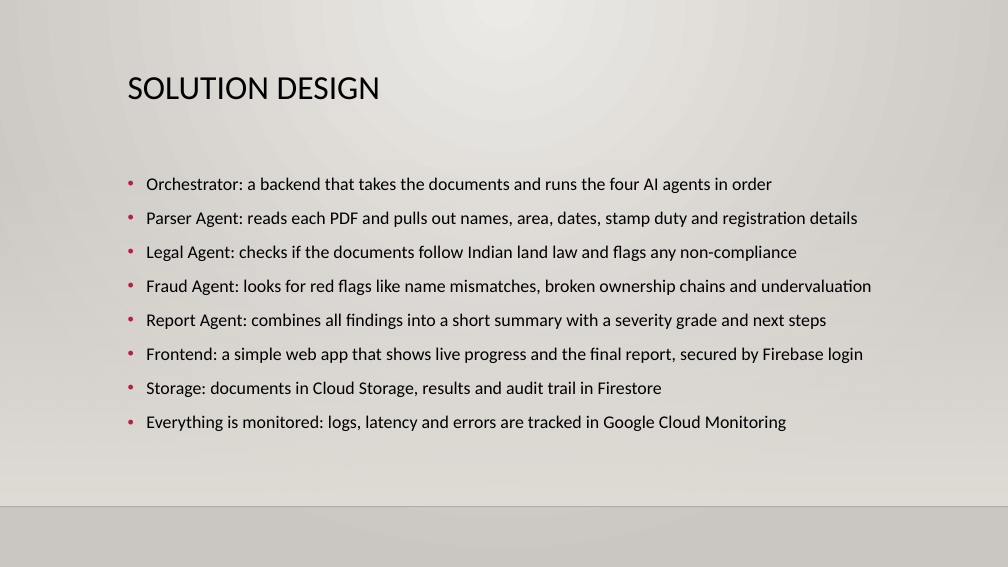
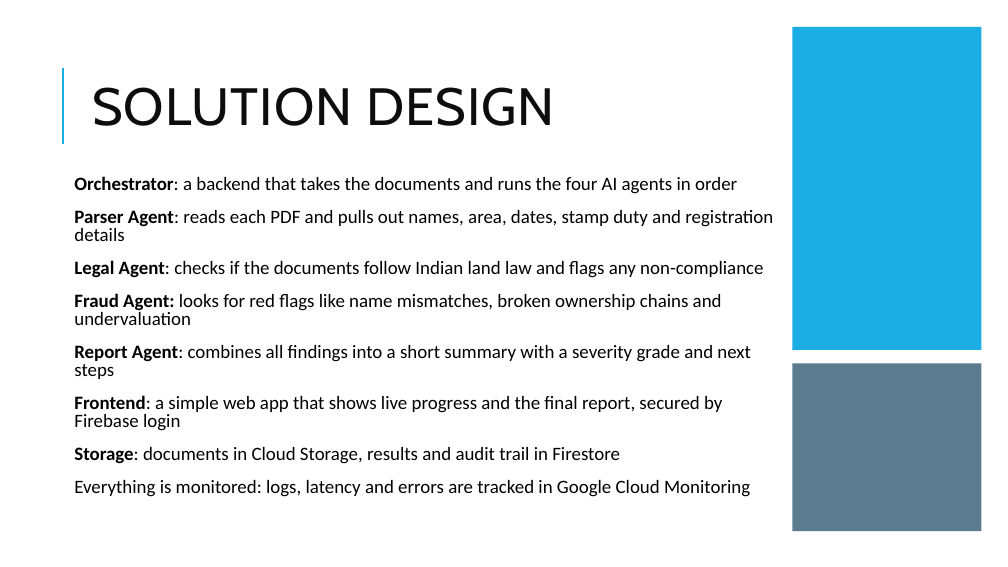
Before and after one commit to abhi88000/land-fraud-detection, a slide deck: slide 3 of docs/deck/Landshield-Deck.pptx. Drawn at 1008x567 pixels with LibreOffice and Linux fonts; fonts in the diff are those of the drawing; background and template pictures are left out. Boxes give left, top, right and bottom in pixels: in the first picture for what was removed or moved away, otherwise in the second. Text is boxed around its words. In the diff, an @@ line names an element or a change of style, - is before the commit and + after.

```diff
--- a/docs/deck/Landshield-Deck.pptx
+++ b/docs/deck/Landshield-Deck.pptx
@@ background gradient #ECEAE7 to #CAC7C1 to picture (left out) @@
@@ rectangle added at (792,27,982,350), fill #1CADE4 @@
@@ title "SOLUTION DESIGN": place and size @@
-title "SOLUTION DESIGN" at (128,77,381,100)
+title "SOLUTION DESIGN" at (92,87,555,126)
@@ title "SOLUTION DESIGN" at (92,87,555,126): size 32 to 50 pt, font Calibri to Cabin, text colour #000000 to #0D0D0D, letter spacing 0 to 1 pt; line spacing 0.9 to 0.8; vertical alignment top to middle @@
@@ line added from (63, 144) to (63, 68), #1CADE4 1.5 pt @@
@@ rectangle removed at (0,167,1008,507) @@
@@ text "Orchestrator: a backend that takes ...": place and size @@
-text "Orchestrator: a backend that takes ..." at (146,177,871,431)
+text "Orchestrator: a backend that takes ..." at (74,176,773,497)
@@ text "Orchestrator: a backend that takes ..." at (74,176,773,497): size 17 to 18 pt; bold on in "Orchestrator:", "Parser Agent:", "Legal Agent:", "Fraud Agent:" and 3 more places; bullet • to  ; line spacing 1.1 to 0.8; more space between paragraphs; bullet colour #B71E42 to #1CADE4 @@
@@ rectangle added at (792,364,982,532), fill #335B74 at 80% opacity @@
@@ line removed from (0, 507) to (1008, 507) @@
```
Also in this commit, not shown: 10 other slides changed, 1 slide added, 1 slide removed, 9 other files.
